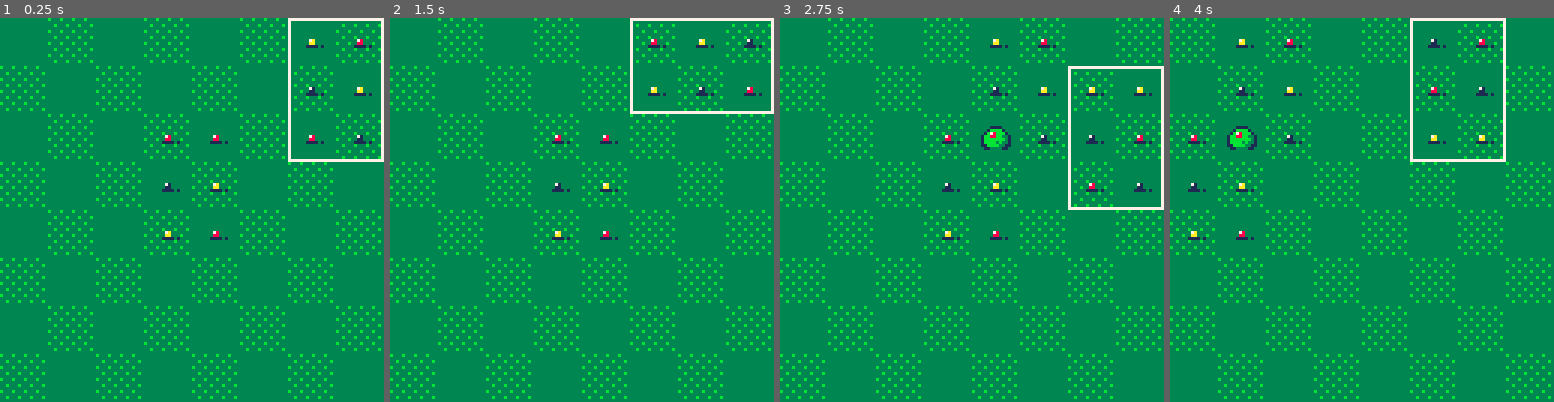
Above: before the commit, frames 1-4 (left to right).
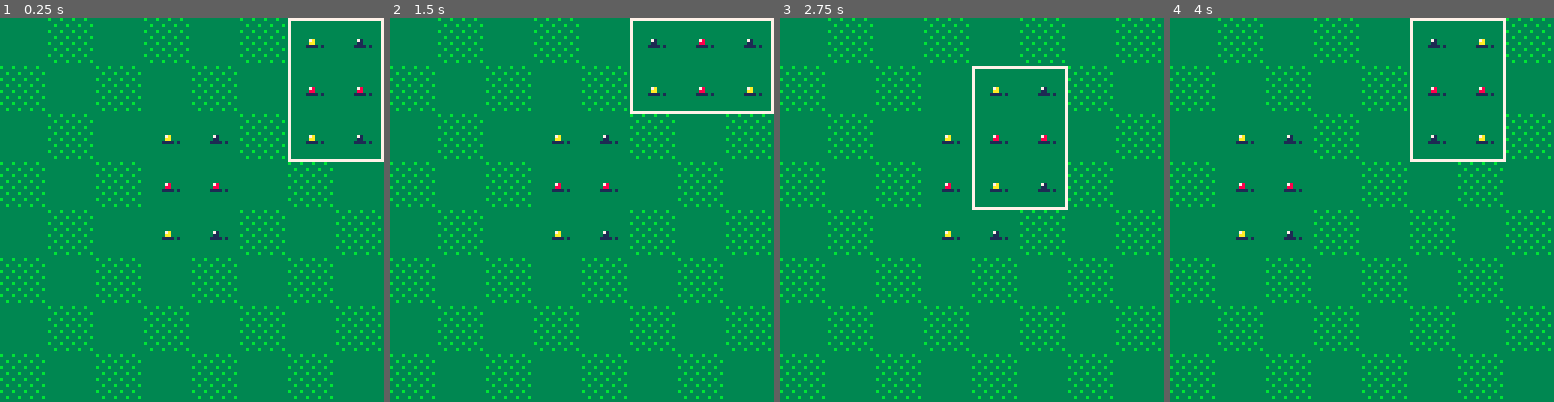
Above: after the commit, the same moments.

Repository: shen-sat/orchard
Game: PICO-8 cartridge game.p8
Same seed, same stepped clock (60 frames per second), same inputs: the game is played once before the commit and once after it.
Inputs:
- Up to frame 1 (0.25 s): no input
- Up to frame 2 (1.5 s): tap O (Z key) at 0.33, 0.7, 1.43 s; tap X (X key) at 1.07 s
- Up to frame 3 (2.75 s): hold Left 1.97-2.37 s; tap X (X key) at 2.07, 2.4, 2.73 s; tap O (Z key) at 2.22 s; hold Down from 2.42 s (still down)
- Up to frame 4 (4 s): release Down at 2.82 s; hold Right 2.87-3.53 s; tap X (X key) at 3.07, 3.4, 3.73 s; tap O (Z key) at 3.1, 3.98 s; hold Up from 3.58 s (still down)

The runs differ from the first frame. In frame 1, 1.3% of the frame differs, in the area x 37-100%, y 1-62%; in frame 2, 1.2%; in frame 3, 3.7%; in frame 4, 12%, in the area x 0-100%, y 0-100%.

Commit message:
Add blinking fruit background back in

Diff:
--- a/deck.lua
+++ b/deck.lua
@@ -1,16 +1,16 @@
 card_one = { copy_table(lemon), copy_table(berry), copy_table(apple), copy_table(apple), copy_table(lemon), copy_table(berry) }
--- card_two = { copy_table(lemon), copy_table(berry), copy_table(apple), copy_table(apple), copy_table(lemon), copy_table(berry) }
--- card_three = { copy_table(lemon), copy_table(berry), copy_table(apple), copy_table(apple), copy_table(lemon), copy_table(berry) }
--- card_four = { copy_table(lemon), copy_table(berry), copy_table(apple), copy_table(apple), copy_table(lemon), copy_table(berry) }
--- card_five = { copy_table(lemon), copy_table(berry), copy_table(apple), copy_table(apple), copy_table(lemon), copy_table(berry) }
-card_two = { copy_table(lemon), copy_table(lemon), copy_table(berry), copy_table(apple), copy_table(apple), copy_table(berry) }
-card_three = { copy_table(lemon), copy_table(apple), copy_table(berry), copy_table(lemon), copy_table(apple), copy_table(berry) }
-card_four = { copy_table(berry), copy_table(berry), copy_table(apple), copy_table(lemon), copy_table(lemon), copy_table(apple) }
-card_five = { copy_table(berry), copy_table(apple), copy_table(lemon), copy_table(lemon), copy_table(apple), copy_table(berry) }
-card_six = { copy_table(lemon), copy_table(berry), copy_table(apple), copy_table(apple), copy_table(lemon), copy_table(berry) }
-card_seven = { copy_table(lemon), copy_table(lemon), copy_table(berry), copy_table(apple), copy_table(apple), copy_table(berry) }
-card_eight = { copy_table(lemon), copy_table(apple), copy_table(berry), copy_table(lemon), copy_table(apple), copy_table(berry) }
-card_nine = { copy_table(apple), copy_table(apple), copy_table(berry), copy_table(lemon), copy_table(lemon), copy_table(apple) }
+card_two = { copy_table(lemon), copy_table(berry), copy_table(apple), copy_table(apple), copy_table(lemon), copy_table(berry) }
+card_three = { copy_table(lemon), copy_table(berry), copy_table(apple), copy_table(apple), copy_table(lemon), copy_table(berry) }
+card_four = { copy_table(lemon), copy_table(berry), copy_table(apple), copy_table(apple), copy_table(lemon), copy_table(berry) }
+card_five = { copy_table(lemon), copy_table(berry), copy_table(apple), copy_table(apple), copy_table(lemon), copy_table(berry) }
+-- card_two = { copy_table(lemon), copy_table(lemon), copy_table(berry), copy_table(apple), copy_table(apple), copy_table(berry) }
+-- card_three = { copy_table(lemon), copy_table(apple), copy_table(berry), copy_table(lemon), copy_table(apple), copy_table(berry) }
+-- card_four = { copy_table(berry), copy_table(berry), copy_table(apple), copy_table(lemon), copy_table(lemon), copy_table(apple) }
+-- card_five = { copy_table(berry), copy_table(apple), copy_table(lemon), copy_table(lemon), copy_table(apple), copy_table(berry) }
+-- card_six = { copy_table(lemon), copy_table(berry), copy_table(apple), copy_table(apple), copy_table(lemon), copy_table(berry) }
+-- card_seven = { copy_table(lemon), copy_table(lemon), copy_table(berry), copy_table(apple), copy_table(apple), copy_table(berry) }
+-- card_eight = { copy_table(lemon), copy_table(apple), copy_table(berry), copy_table(lemon), copy_table(apple), copy_table(berry) }
+-- card_nine = { copy_table(apple), copy_table(apple), copy_table(berry), copy_table(lemon), copy_table(lemon), copy_table(apple) }
 
 starting_cards = { card_one, card_two, card_three, card_four, card_five, card_six, card_seven, card_eight, card_nine }
 shuffled_cards = {}
--- a/fruits.lua
+++ b/fruits.lua
@@ -11,6 +11,14 @@
       local plant_sprites = { seed_sprite,bush_sprite,sapling_sprite,tree_sprite }
 
       return plant_sprites[self:age_index()]
+    end,
+    draw = function(self)
+      rectfill(self.x,self.y,calculate_x1(self.x,tile_size),calculate_x1(self.y,tile_size),3)
+
+      pal(spritesheet_fruit_color,self.color)
+
+      local sprite = self:sprite()
+      sspr(sprite.sx,sprite.sy,sprite.sw,sprite.sh,sprite.dx,sprite.dy,sprite.sw,sprite.sh,sprite.flip_x,sprite.flip_y)
     end,
     color = color,
     age = 0,
--- a/game.p8
+++ b/game.p8
@@ -41,11 +41,7 @@
 
   lawn:draw()
 
-  for fruit in all(planted_fruits) do
-    pal(spritesheet_fruit_color,fruit.color)
-    local sprite = fruit:sprite()
-    sspr(sprite.sx,sprite.sy,sprite.sw,sprite.sh,sprite.dx,sprite.dy,sprite.sw,sprite.sh,sprite.flip_x,sprite.flip_y)
-  end
+  for fruit in all(planted_fruits) do fruit:draw() end
   selected_card:draw()
   -- print('card:'..selected_card.card_number..'/'..deck.count_after_first_card_placement,cam.x0 + 1,cam.y0 + 1,7)
   -- print('score:'..score,cam.x0 + 1,cam.y0 + 7,7)
--- a/selected_card.lua
+++ b/selected_card.lua
@@ -162,15 +162,9 @@
   end,
   draw_fruits = function(self)
     for fruit in all(self.card) do
-      if self:is_placable() and fruit:matching_fruit() and blink:blink() then
-        -- palt(0,false)
-        pal(3,11)
-      end
-      pal(spritesheet_fruit_color,fruit.color)
-      local sprite = fruit:sprite()
-      sspr(sprite.sx,sprite.sy,sprite.sw,sprite.sh,sprite.dx,sprite.dy,sprite.sw,sprite.sh,sprite.flip_x,sprite.flip_y)
+      if self:is_placable() and fruit:matching_fruit() and blink:blink() then pal(3,11) end
+      fruit:draw()
       pal()
-      palt()
     end
   end,
   draw_border = function(self)
Not shown, changed: TODO.txt
